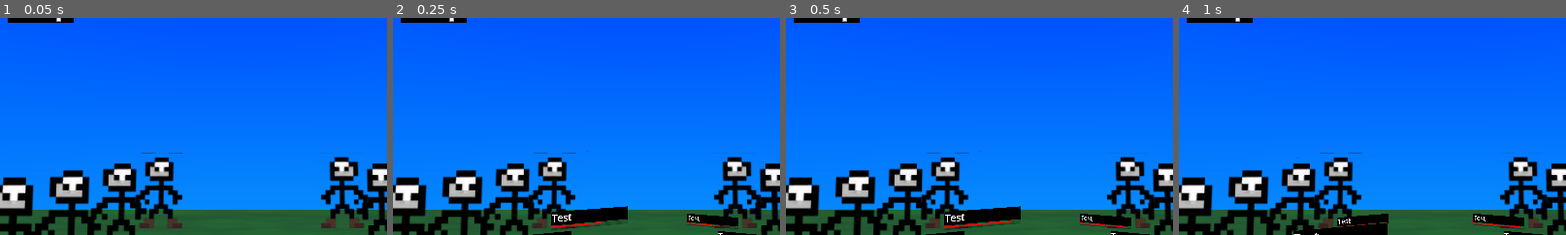
Above: before the commit, frames 1-4 (left to right).
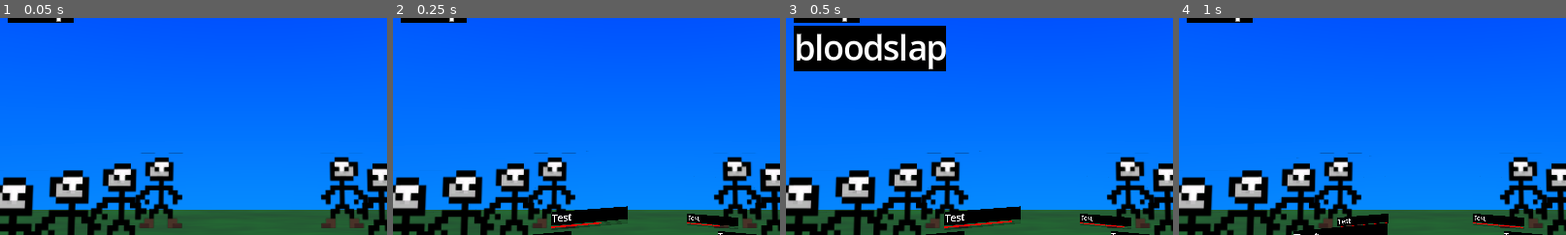
Above: after the commit, the same moments.

Repository: izzyn/MultiplayerCombatDemo
Game: Godot game, scene res://main.tscn
Same seed, same stepped clock (60 frames per second), same inputs: the game is played once before the commit and once after it. The engine's default icon, where the game draws it, is replaced by a stand-in: a white triangle on a blue panel in a dark square.
Inputs:
- Up to frame 1 (0.05 s): no input
- Up to frame 2 (0.25 s): no input
- Up to frame 3 (0.5 s): no input
- Up to frame 4 (1 s): tap Enter (Confirm) at 0.5 s; hold Down (NavigateUp) from 0.53 s (still down); hold Enter (Confirm) from 0.53 s (still down)
The pictures show only the part of the screen within x 18-67%, y 29-79%; the shares and areas given below are measured in that part.

Frames 1-2 are identical in both runs. In frame 3, 8.3% of the frame differs, in the area x 2-42%, y 3-25%; in frame 4, nothing differs.

Commit message:
Fixed status effects, they now work with turn order :D)

Diff:
--- a/Data/Effect/StatusGrantEffect.gd
+++ b/Data/Effect/StatusGrantEffect.gd
@@ -6,16 +6,16 @@
 
 ## If -1 (or less than 0 in general) the duration will be forever.
 @export
-var duration : float
+var duration : int
 
 @export
 var amount : int = 1
 
-func on_status_granted(target : CharacterData, caller, id : int):
+func on_status_granted(target : CharacterAgent, caller, id : int):
 	if duration > 0:
-		var timer = caller.get_tree().create_timer(duration)
+		var timer = CombatSimulator.create_turn_timeout(duration)
 		timer.timeout.connect(remove_status.bind(target, id))
-	target._statuses_changed.emit()
+	target.data._statuses_changed.emit()
 	pass
 
 func grant_stacks(status: Status, id : int):
@@ -28,13 +28,13 @@
 		if t_status.id == status.id:
 			if status.stackable:
 				grant_stacks(t_status, attack_id)
-				on_status_granted(target.data, user, attack_id)
+				on_status_granted(target, user, attack_id)
 			return
 
 	var n_status = status.duplicate()
 	target.data._statuses.append(n_status)
 	grant_stacks(n_status, attack_id)
-	on_status_granted(target.data, user, attack_id)
+	on_status_granted(target, user, attack_id)
 	pass
 
 func remove_status(target : CharacterAgent, id : int):
@@ -50,4 +50,5 @@
 			else:
 				target.data._statuses.erase(found_status)
 		target.data._statuses_changed.emit()
+		print("removed statuses")
 	pass
--- /dev/null
+++ b/Data/TurnTimer.gd
@@ -0,0 +1,16 @@
+extends Node
+class_name TurnTimer
+var start_turn : int
+
+var end_turn : int
+
+signal timeout()
+func _ready() -> void:
+	CombatSimulator.turn_changed.connect(check_timeout)
+	pass
+
+func check_timeout(turn : int):
+	if turn == end_turn:
+		timeout.emit()
+		queue_free()
+	pass
--- a/combat_simulator.gd
+++ b/combat_simulator.gd
@@ -2,6 +2,8 @@
 
 var turn : int
 var turn_order : Array[CharacterAgent]
+
+signal turn_changed(turn : int)
 
 func start_simulation(participants : Array[CharacterAgent]):
 
@@ -17,6 +19,7 @@
 				turn_order.append(participant)
 			turn_order.sort_custom(func(x,y): return x.data.speed.value < y.data.speed.value)
 			turn += 1
+			turn_changed.emit(turn)
 		var actor = turn_order.pop_front()
 		var action = await actor.controller.request_action(actor, local_participants)
 		print(actor.controller is AIController)
@@ -26,3 +29,11 @@
 		print(action.user.controller is AIController)
 		action.action.use_attack(action.user, action.targets)
 	pass
+
+func create_turn_timeout(duration : int) -> TurnTimer:
+	var timer = TurnTimer.new()
+	timer.start_turn = turn
+	timer.end_turn = turn + duration
+	add_child(timer)
+	return timer
+pass
--- a/main.tscn
+++ b/main.tscn
@@ -15,6 +15,9 @@
 [ext_resource type="Script" uid="uid://nf1cqa55mvbc" path="res://Data/CharacterData.gd" id="7_ycdy4"]
 [ext_resource type="PackedScene" uid="uid://bkivihrkixbmx" path="res://Selection.tscn" id="9_kek77"]
 [ext_resource type="Script" uid="uid://dr13qsl51h2m1" path="res://Controllers/AIController.gd" id="11_2cqfq"]
+[ext_resource type="Script" uid="uid://dykhrjw5f14x0" path="res://Data/Effect/StatusGrantEffect.gd" id="11_getpj"]
+[ext_resource type="Texture2D" uid="uid://b8ab8ftgofddp" path="res://icon.svg" id="12_ryguw"]
+[ext_resource type="Script" uid="uid://bdb4e3ya8xhhl" path="res://Data/Effect/Status.gd" id="13_d13ii"]
 [ext_resource type="Script" uid="uid://8pc3rvrfobyj" path="res://Data/secondary_effect.gd" id="13_getpj"]
 [ext_resource type="PackedScene" uid="uid://bulhprrgcwgd6" path="res://orb_gauge.tscn" id="16_2cqfq"]
 [ext_resource type="PackedScene" uid="uid://bua7sd4pea636" path="res://CharacterInfo.tscn" id="17_yaehf"]
@@ -34,6 +37,25 @@
 name = "Slap"
 type = 1
 effects = Array[ExtResource("3_kek77")]([SubResource("Resource_c2n8d")])
+metadata/_custom_type_script = "uid://dev3bbs8234ul"
+
+[sub_resource type="Resource" id="Resource_gx4rg"]
+script = ExtResource("13_d13ii")
+id = "two:)"
+stackable = true
+icon = ExtResource("12_ryguw")
+metadata/_custom_type_script = "uid://bdb4e3ya8xhhl"
+
+[sub_resource type="Resource" id="Resource_5dllo"]
+script = ExtResource("11_getpj")
+status = SubResource("Resource_gx4rg")
+duration = 3
+metadata/_custom_type_script = "uid://dykhrjw5f14x0"
+
+[sub_resource type="Resource" id="Resource_wy5fy"]
+script = ExtResource("2_5vw27")
+name = "bloodslap"
+effects = Array[ExtResource("3_kek77")]([SubResource("Resource_5dllo")])
 metadata/_custom_type_script = "uid://dev3bbs8234ul"
 
 [sub_resource type="Resource" id="Resource_w48qg"]
@@ -71,7 +93,7 @@
 normal_defence = SubResource("Resource_074og")
 magic_defence = SubResource("Resource_2cqfq")
 speed = SubResource("Resource_cegan")
-attacks = Array[ExtResource("2_5vw27")]([SubResource("Resource_xko1c")])
+attacks = Array[ExtResource("2_5vw27")]([SubResource("Resource_xko1c"), SubResource("Resource_wy5fy")])
 metadata/_custom_type_script = "uid://nf1cqa55mvbc"
 
 [sub_resource type="Resource" id="Resource_qsp4k"]
Not shown, added: Data/TurnTimer.gd.uid
Not shown: 1 places in main.tscn that only renumber resources
